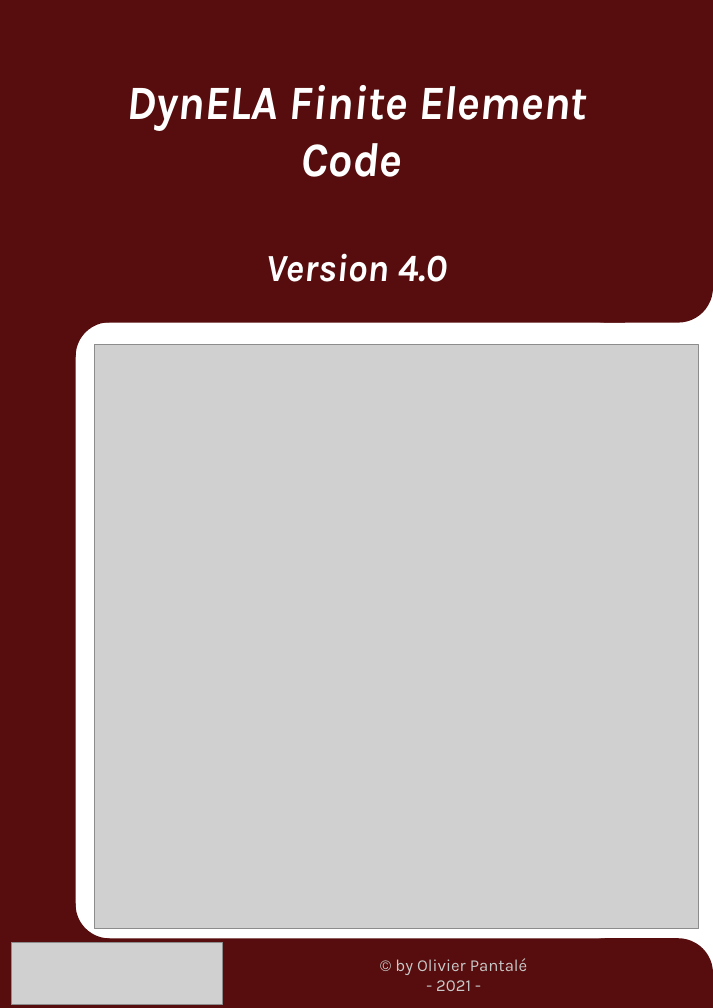
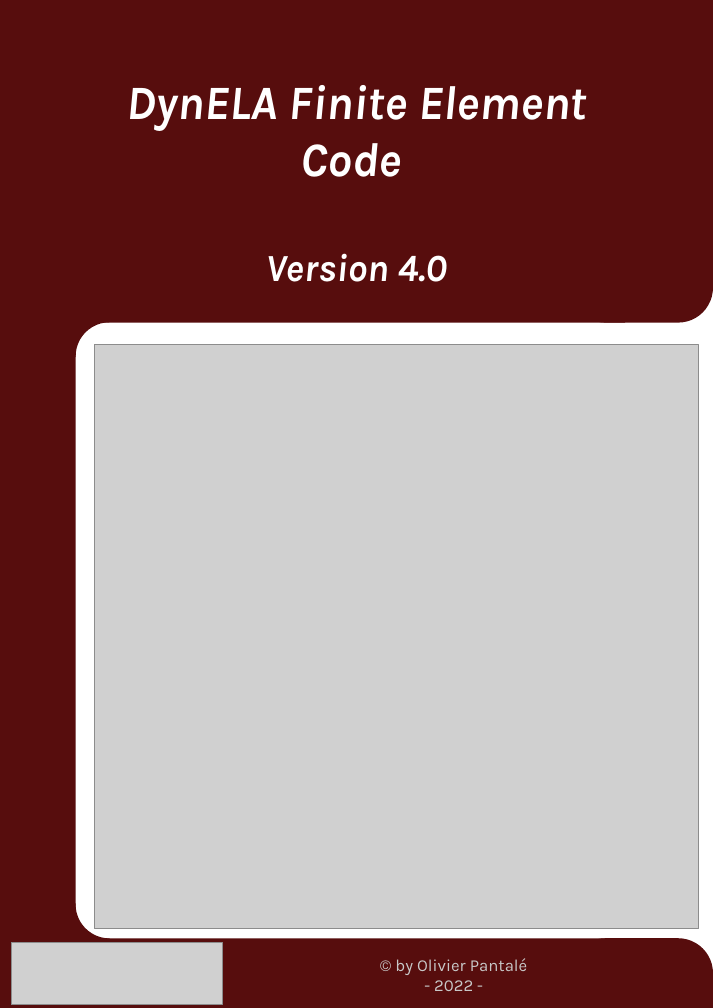
Before and after one commit to pantale/DynELA-v.-4.0, a slide deck: slide 1 of Documentation/Figures/Cover.odp. Drawn at 713x1008 pixels with LibreOffice and Linux fonts; fonts in the diff are those of the drawing; grey boxes stand for pictures. Boxes give left, top, right and bottom in pixels: in the first picture for what was removed or moved away, otherwise in the second. Text is boxed around its words. In the diff, an @@ line names an element or a change of style, - is before the commit and + after.

```diff
--- a/Documentation/Figures/Cover.odp
+++ b/Documentation/Figures/Cover.odp
@@ text at [434,980,473,991]: text changed @@
-- 2021 -
+- 2022 -
```
Also in this commit, not shown: 1 other file.
